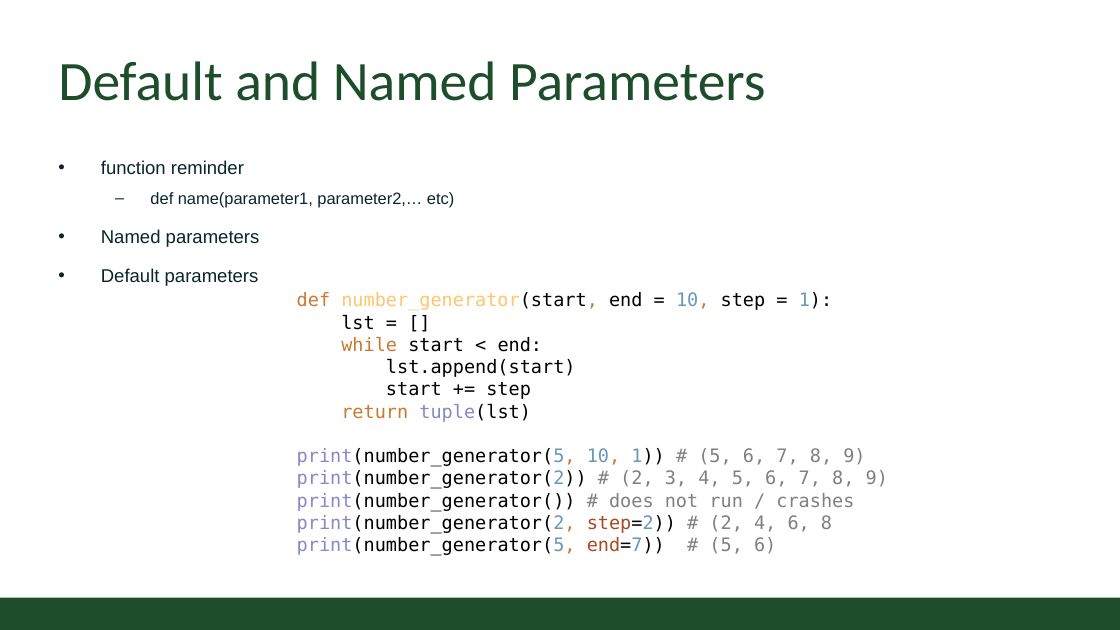
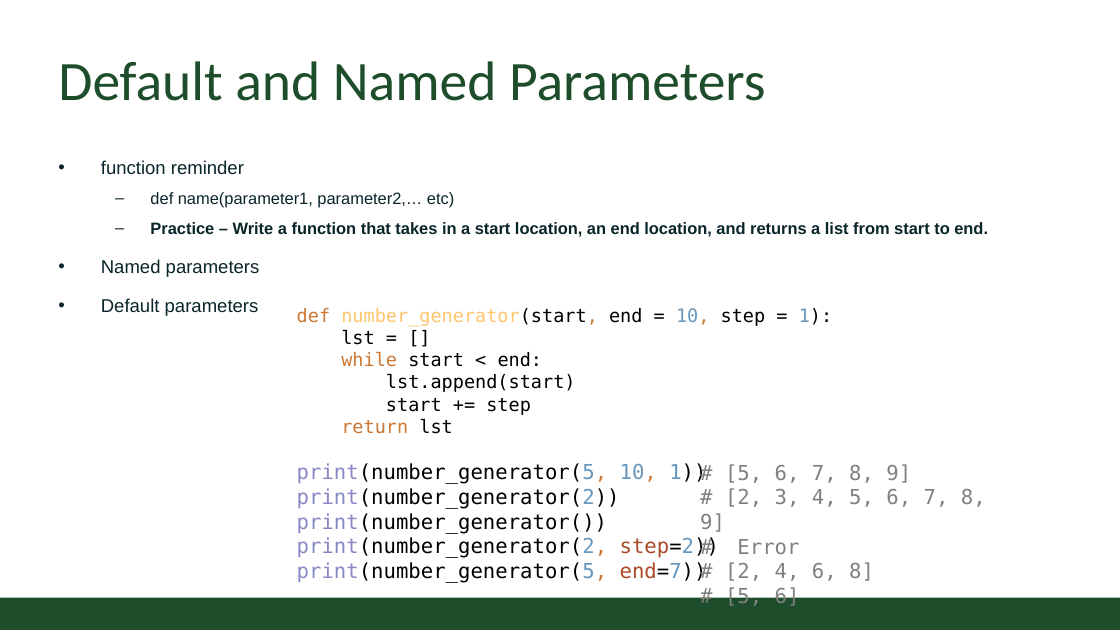
Before and after one commit to CSU-CS150B/handouts, a slide deck: slide 9 of Slides/On-Campus/11_01_FunctionsPart3.pptx. Drawn at 1120x630 pixels with LibreOffice and Linux fonts; fonts in the diff are those of the drawing; background and template pictures are left out. Boxes give left, top, right and bottom in pixels: in the first picture for what was removed or moved away, otherwise in the second. Text is boxed around its words. In the diff, an @@ line names an element or a change of style, - is before the commit and + after.

```diff
--- a/Slides/On-Campus/11_01_FunctionsPart3.pptx
+++ b/Slides/On-Campus/11_01_FunctionsPart3.pptx
@@ text at box(150, 222, 988, 237): paragraph added @@
+  – Practice – Write a function that takes in a start location, an end location, and returns a list from start to end.
@@ text at box(297, 308, 832, 583): text changed; size 18 to 20 pt @@
-def number_generator(start, end = 10, step = 1):
-lst = []
-while start < end:
-lst.append(start)
-start += step
-return tuple(lst)
-print(number_generator(5, 10, 1)) # (5, 6, 7, 8, 9)
-print(number_generator(2)) # (2, 3, 4, 5, 6, 7, 8, 9)
-print(number_generator()) # does not run / crashes
-print(number_generator(2, step=2)) # (2, 4, 6, 8
-print(number_generator(5, end=7)) # (5, 6)
+def number_generator(start, end = 10, step = 1):
+lst = []
+while start < end:
+lst.append(start)
+start += step
+return lst
+print(number_generator(5, 10, 1))
+print(number_generator(2))
+print(number_generator())
+print(number_generator(2, step=2))
+print(number_generator(5, end=7))
@@ text added at box(700, 464, 986, 581), 20 pt, text #808080 @@
+# [5, 6, 7, 8, 9]
+# [2, 3, 4, 5, 6, 7, 8, 9]
+# Error
+# [2, 4, 6, 8]
+# [5, 6]
```
Also in this commit, not shown: 4 other slides changed, 1 slide added.
